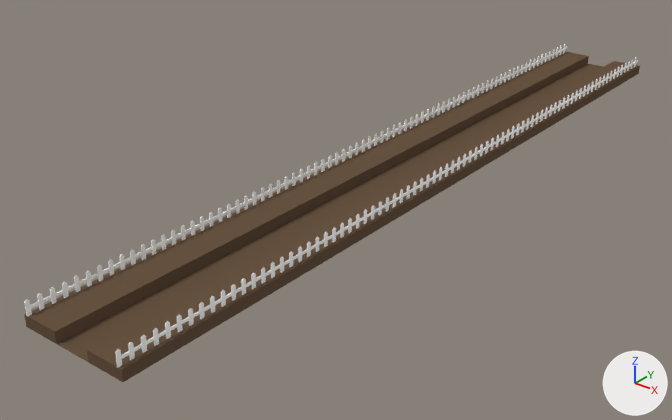
Renders of the Blender file 01-Models/fk-station.blend from each side of a commit.
The view is the same before and after, from a 50 mm camera at (8.92, -20.71, 6.91) aimed at (-0.95, -8.37, -0.74). Every picture has the same lights, and +X, +Y and +Z are marked at lower right.

Names of what the first picture shows: 'Station', 'Zaun'.
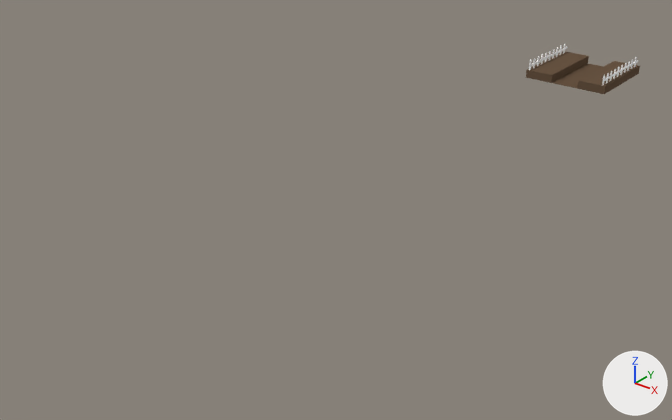
Location of each change, [x1, y1, x2, y2] in pixels of the pictures (672 x 420 px):
'Station', modifiers changed (81% narrower, 87% shorter)
    before: [24, 51, 640, 382]
    after: [526, 51, 640, 94]
'Zaun', modifiers changed (82% narrower, 87% shorter)
    before: [24, 44, 638, 368]
    after: [529, 44, 638, 86]

Edits to the bpy script that builds the scene:
```text
Change ob_station:
    remove _m = ob_station.modifiers.new('Array', 'ARRAY')
    remove _m.count = 8
    remove _m.constant_offset_displace = (0.0, 0.0, 0.0)
    remove _m.relative_offset_displace = (0.0, -1.0, 0.0)
Change ob_zaun:
    remove _m = ob_zaun.modifiers.new('Array', 'ARRAY')
    remove _m.count = 8
    remove _m.constant_offset_displace = (0.0, 0.0, 0.0)
    remove _m.relative_offset_displace = (0.0, -1.0, 0.0)
```
